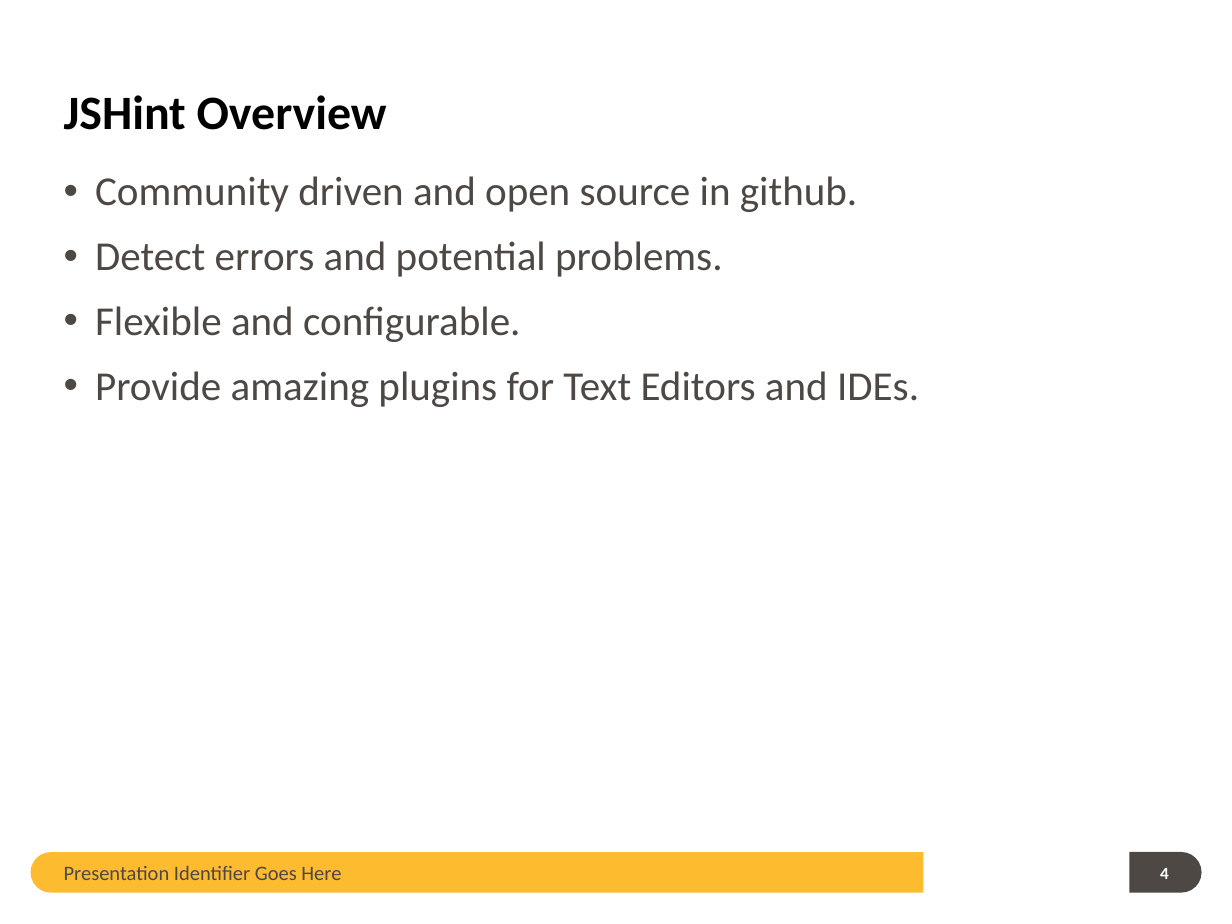
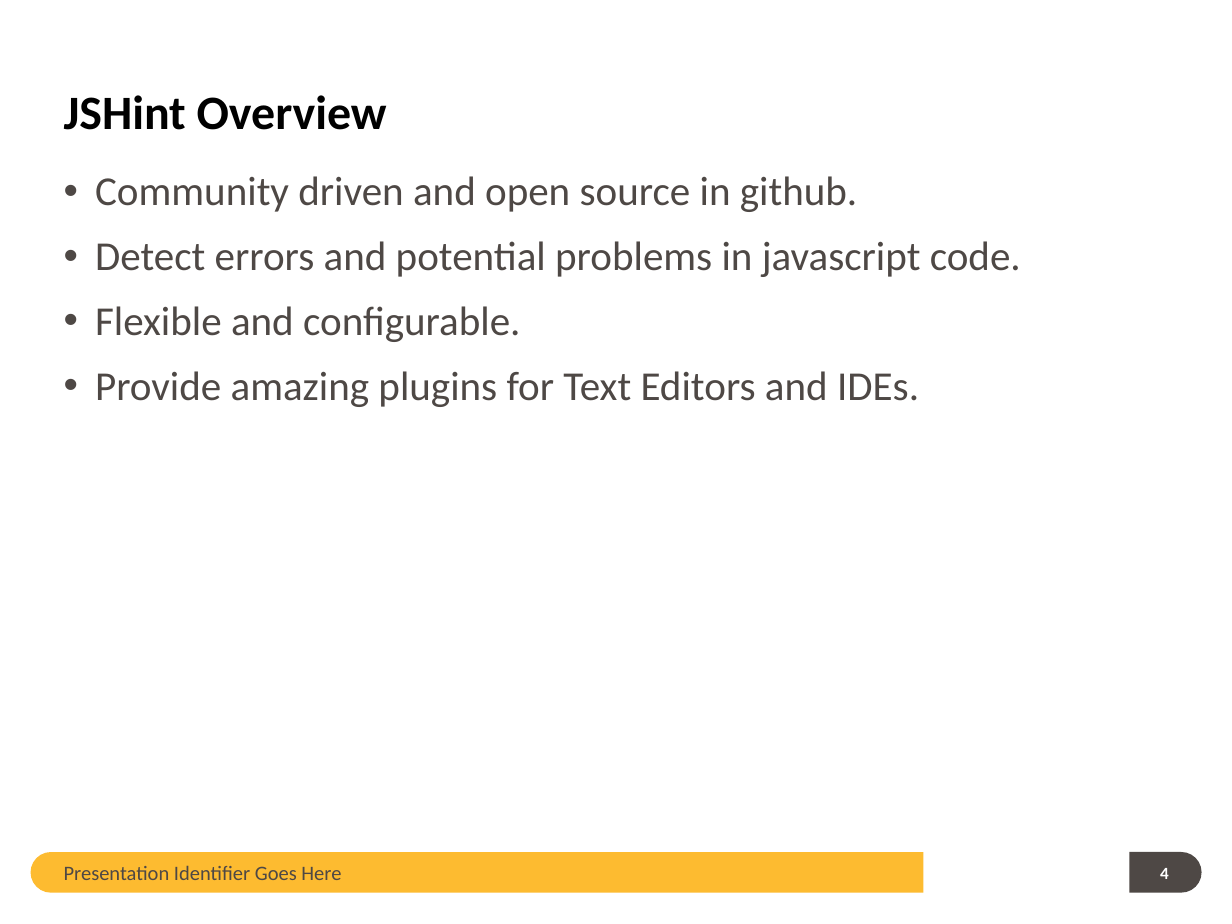
Before and after one commit to guangweiqiao/EIMS, a slide deck: slide 4 of EIMS/doc/JSHint TOI.pptx. Drawn at 1232x924 pixels with LibreOffice and Linux fonts; fonts in the diff are those of the drawing; background and template pictures are left out. Boxes give left, top, right and bottom in pixels: in the first picture for what was removed or moved away, otherwise in the second. Text is boxed around its words. In the diff, an @@ line names an element or a change of style, - is before the commit and + after.

```diff
--- a/EIMS/doc/JSHint TOI.pptx
+++ b/EIMS/doc/JSHint TOI.pptx
@@ text at box(95, 241, 1021, 277): text changed @@
-• Detect errors and potential problems.
+• Detect errors and potential problems in javascript code.
```
Also in this commit, not shown: 8 other slides changed, 4 slides added, 23 slides removed.
